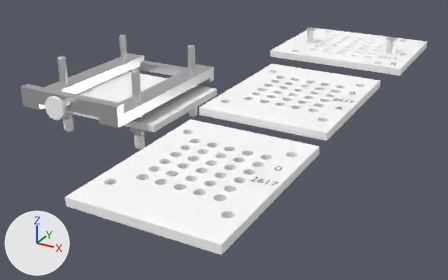
An edit to the glTF model assets/Kapselfuellgeraet.gltf, drawn before and after from the same camera.
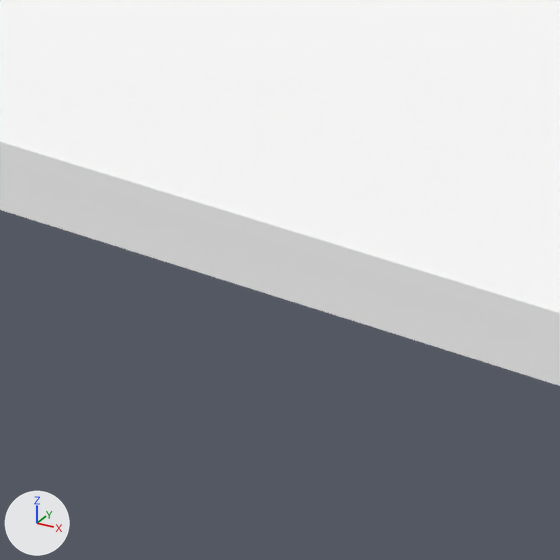
The first picture shows the older version from a camera (50 mm lens) standing at (0.338, -0.431, 0.181) and looking at (0.104, -0.006, -0.032). The close-ups show both versions on the part from 21% to 38% of the width and 67% to 94% of the height of that picture; other places that the commit changed are outside them. Arrows for +X, +Y and +Z are at lower left; the lights stay in place. Where no turn or scale is listed for an object, it has been applied to the vertices.

Objects in the first close-up: 'Lochplatte_C'.
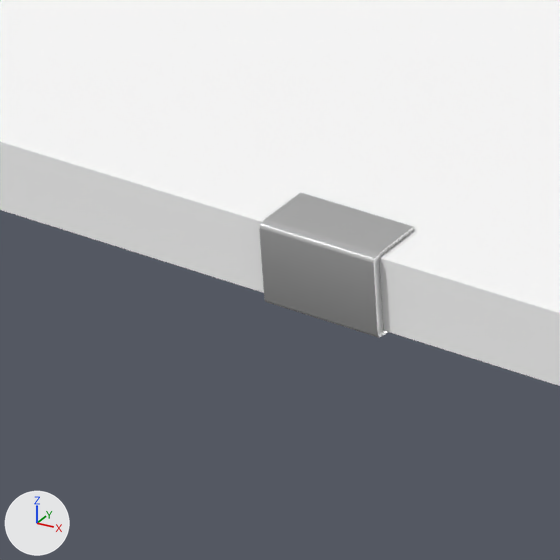
Changed parts and their boxes [x1, y1, x2, y2] in the close-ups (560 x 560 px):
'Kappe', added: after [259, 192, 414, 337]

Diff of the bpy script that builds the scene:
```diff
--- a/assets/Kapselfuellgeraet.gltf.py
+++ b/assets/Kapselfuellgeraet.gltf.py
@@ me_kappe_001 @@
+me_kappe_001.from_pydata(...)  # 200 vertices, 396 faces; spans x -0.005..0.005, y -0.0025..0.0025, z 0.0..0.00679
+me_kappe_001.materials.append(mat_metal)  # white #e7e7e7
@@ ob_kappe @@
+ob_kappe = bpy.data.objects.new('Kappe', me_kappe_001)
+ob_kappe.location = (0.1598, -0.2016, 0.0042)
```
